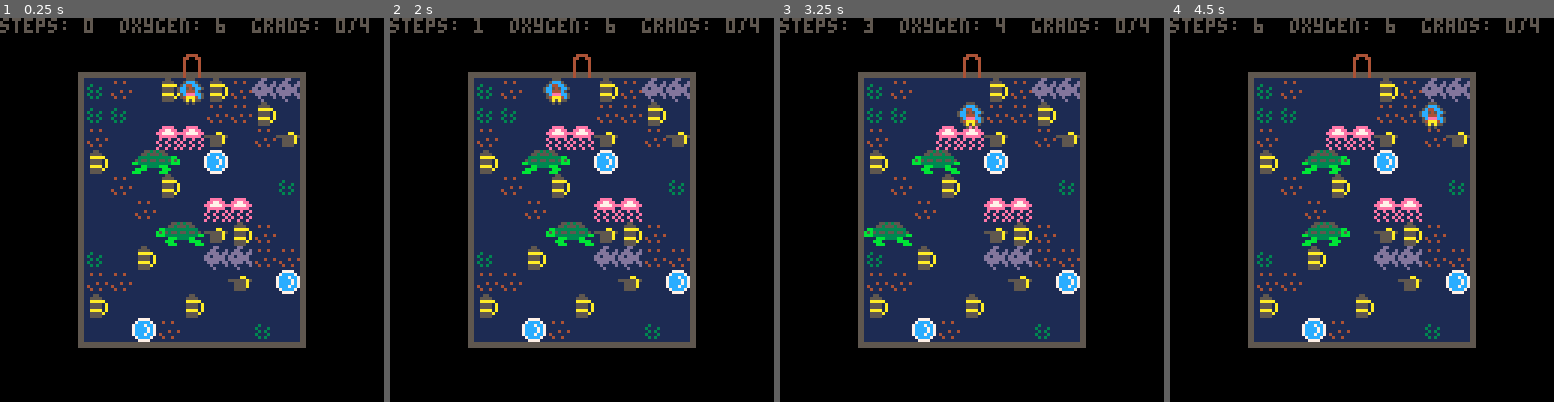
Above: before the commit, frames 1-4 (left to right).
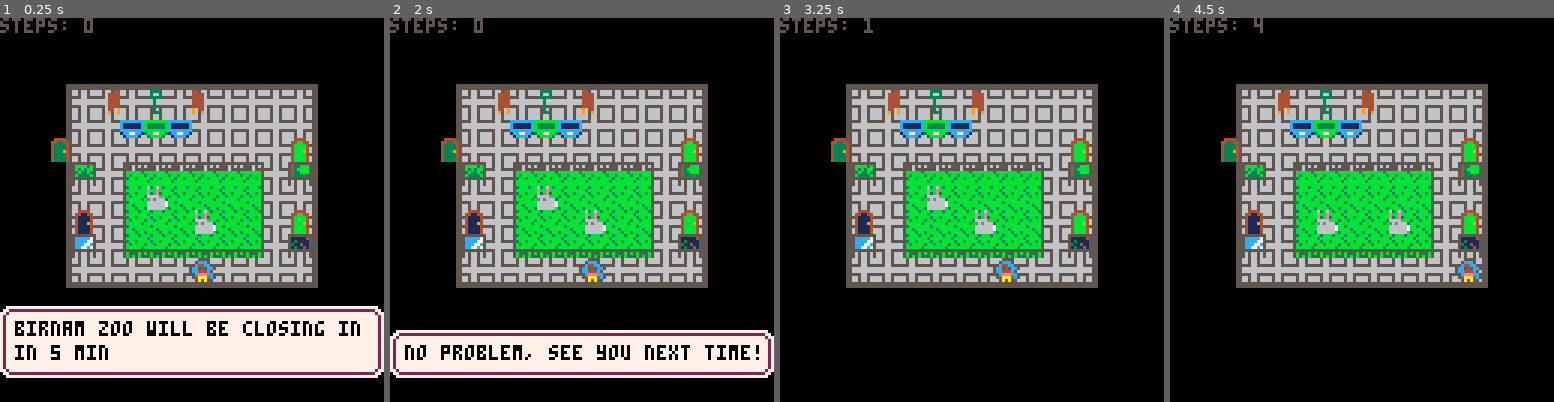
Above: after the commit, the same moments.

Repository: avalkyrie/zoo-game
Game: PICO-8 cartridge zoo.p8
Same seed, same stepped clock (60 frames per second), same inputs: the game is played once before the commit and once after it.
Inputs:
- Up to frame 1 (0.25 s): no input
- Up to frame 2 (2 s): tap O (Z key) at 0.33, 0.7, 1.43 s; tap X (X key) at 1.07 s; hold Left from 1.97 s (still down)
- Up to frame 3 (3.25 s): tap X (X key) every 0.33 s from 2.07 to 3.07 s; tap O (Z key) at 2.22, 3.1 s; release Left at 2.37 s; hold Down 2.42-2.82 s; hold Right from 2.87 s (still down)
- Up to frame 4 (4.5 s): tap X (X key) every 0.33 s from 3.4 to 4.4 s; release Right at 3.53 s; hold Up 3.58-4.08 s; tap O (Z key) at 3.98 s; hold Right from 4.13 s (still down)

The runs differ from the first frame. In frame 1, 57% of the frame differs, in the area x 0-100%, y 0-94%; in frame 2, 54%; in frame 3, 46%; in frame 4, 46%.

Commit message:
Add intro dialog boxes to the start of the game.

Diff:
--- a/zoo.p8
+++ b/zoo.p8
@@ -3,12 +3,18 @@
 __lua__
 
 -- game state
-state={menu=4,lvl=5}
-
 startmenu = 1
 endmenu = 3
 game = 4
 
+introphase = "intro"
+outrophase = "outro"
+keyitemphase = "keyitem"
+gamephase = "game"
+
+state={menu=game,lvl=1,phase=introphase}
+
+text = {}
 maprect = {} -- x, y, width, height, xdrawoffset, ydrawoffset
 
 -- player
@@ -91,8 +97,11 @@
 	ice = 32,
 }
 
--- dialog boxes
-dialog = {
+-- text boxes
+dialog = {}
+dialogindex = 1
+
+dialogbox = {
 	bcorner = 245,
 	bcornerarrow = 244,
 	bside = 246,
@@ -102,160 +111,6 @@
 	top = 250,
 }
 
--- this text is synced with a script to a google doc
-text = {
-"birnam zoo will be closing in\n",
-"in 5 min",
-"finally",
-"closing time. i hope you had a\n",
-"great time at the zoo!",
-"mom: now kids, what do you say\n",
-"to noah the zookeeper for\n",
-"showing us around today?",
-"kids: thank you noah!",
-"no problem, see you next time!",
-"----------------",
-"i thought this day would never\n",
-"end! i can finally go home.",
-"----------------",
-"note on door: noah, can you\n",
-"please lock the office when\n",
-"you're done? had to leave early.\n",
-"sorry! exhibits should be locked\n",
-"already! ~karen",
-"of course. perfect.\n",
-"wait, where are my keys? they\n",
-"were on my belt a second ago...",
-"----------------",
-"mackers has them! you stupid\n",
-"monkey, come back here!",
-"----------------",
-"----------------",
-"the key to the west garden! now\n",
-"if i can find mackers...",
-"----------------",
-"----------------",
-"wait! at least he dropped the\n",
-"rainforest key before he left.",
-"----------------",
-"----------------",
-"the key! guess i can go\n",
-"back or mess around here for\n",
-"a bit...",
-"----------------",
-"oh good! mackers come here!",
-"----------------",
-"oh you little *&%$#!",
-"----------------",
-"----------------",
-"----------------",
-"mackers! not the aquarium!\n",
-"can you even swim?",
-"----------------",
-"mackers, when did you learn to\n",
-"scuba dive?",
-"----------------",
-"noah? do you copy? noah?",
-"karen? i'm a bit underwater\n ",
-"at the moment...",
-"you in the aquarium? perfect!\n",
-"the schools of fish passed all",
-"their tests today!",
-"can you make sure they graduate\n",
-"before you leave? thx!",
-"can't it wait till tmrw? karen?",
-"karen?",
-"oh, well, i'm here anyway...",
-"----------------",
-"fish, congratulations on your\n",
-"graduation! i am truly proud...\n",
-"that i get to go home now.",
-"----------------",
-"mackers,there you are!\n",
-"no - don't go into the tundra!\n",
-"you'll freeze...with my keys!",
-"----------------",
-"----------------",
-"stop monkeying around,\n",
-"the ice is slippery!",
-"----------------",
-"i need this day to be over.",
-"where is that %&$# monkey?",
-"noah? are you still at the zoo?",
-"yes, karen. i haven't left yet.\n",
-"i'm just about to leave now-",
-"oh, not yet! please make sure\n",
-"the penguins are ready for the\n",
-"evening before you go. they are\n",
-"in the tundra.",
-"i know where the penguins are,\n",
-"karen. i work here.",
-"great! their bowties are in the\n",
-"tundra too!",
-"bowties? where are these\n",
-"penguins going, the opera?\n",
-"karen?",
-"----------------",
-"penguins looking dapper, great.\n",
-"time to get out of here...wait,\n",
-"where is the door back?",
-"----------------",
-"oh no! how did the fire kitsune\n",
-"get out of the mythical creature\n",
-"enclosure! how am i supposed to\n",
-"reach the door?",
-"karen? karen! are you there?",
-"i'm here! you almost done with\n",
-"those penguins?",
-"i don't have time for this, the\n",
-"fire kitsune is in the tundra\n",
-"and i can't get to the door!",
-"that's all? well, you just need\n",
-"the pearl, the soul of the\n",
-"kitsune, and to find a way to\n",
-"freeze it in order to-",
-"oh, that's it? find the soul of",
-"a kitsune and freeze it?",
-"thanks karen!",
-"----------------",
-"phew! someone else has got to\n",
-"thaw that thing out tomorrow.\n",
-"for now, i'm going home!\n",
-"----------------",
-"----------------",
-"oh now you're tired.\n",
-"are you coming or not mackers?",
-"----------------",
-"finally,home! i get to enjoy\n",
-"the rest of my birthday in\n",
-"peace and quiet!",
-"surprise!\n",
-"happy birthday!",
-"karen? what are you and all the\n",
-"other zookeepers doing here?\n",
-"i thought you left early-",
-"we were getting ready for your\n",
-"party silly. we had to stall!",
-"mackers stealing my keys?",
-"that was us.",
-"the fish and the penguins?",
-"yup. us too!",
-"the fire kitsune?",
-"you sound mad...",
-"get out.",
-"the end",
-"",
-"",
-"",
-"",
-"",
-"",
-"",
-"",
-}
-
-
-
 -- animations: todo: key is 1st sprite, value is max sprite #
 anim = {
 	water1 = 1,
@@ -292,6 +147,8 @@
 function _init()
 
 	reload(0x2000, 0x2000, 0x1000) -- reload map tiles
+
+	state.phase = introphase
 
 	-- setup menu items
 	if (state.menu == game) then
@@ -324,6 +181,9 @@
 
 	steps=0
 	asteps=0
+
+	dialog = {}
+	dialogindex = 1
 
 	-- clear sprites between levels
 	for i = 1, dimensions do
@@ -359,6 +219,55 @@
 		aas(sprites, {201,2,1,202,6,1})
 		sprites[4][1] = index.key
 		aa(animals, index.rabbit, {4,5,6,6})
+
+		dialog[introphase] = {
+{"birnam zoo will be closing in\n",
+"in 5 min"},
+
+{"finally"},
+
+{"closing time. i hope you had a\n",
+"great time at the zoo!"},
+
+{"mom: now kids, what do you say\n",
+"to noah the zookeeper for\n",
+"showing us around today?"},
+
+{"kids: thank you noah!"},
+
+{"no problem, see you next time!"},
+
+--"----------------",
+
+{"i thought this day would never\n",
+"end! i can finally go home."},
+
+--"----------------",
+
+{"note on door: noah, can you\n",
+"please lock the office when\n",
+"you're done? had to leave early.\n",
+"sorry! exhibits should be locked\n",
+"already! ~karen"},
+
+{"of course. perfect.\n",
+"wait, where are my keys? they\n",
+"were on my belt a second ago..."},
+
+--"----------------",
+
+{"mackers has them! you stupid\n",
+"monkey, come back here!"},
+
+--"----------------",
+--"----------------",
+
+}
+		dialog[keyitemphase] = {
+"the key to the west garden! now\nif i can find mackers...",
+}
+		--dialog[outrophase] = {}
+
 	elseif (state.lvl == 2) then
 		-- w. garden 1
 		maprect = {14, 24, 10, 8, 3, 3}
@@ -523,6 +433,20 @@
 	end
 
 	if (state.menu != game) return
+
+	if (state.phase == introphase) then
+		if (dialog[introphase] == nil) then
+			state.phase = gamephase
+		elseif (btnp() > 0) then
+			dialogindex += 1
+
+			if (dialogindex > #dialog[introphase]) then
+				state.phase = gamephase
+			end
+		end
+	end
+
+	if (state.phase != gamephase) return
 
 	-- delay slightly after player death
 	if (player.delay > 0) then
@@ -765,9 +689,9 @@
 		if (player.goalneededcount > 0) s = s .. "  " .. player.goaltext .. ": " .. player.goalcount .. "/" .. player.goalneededcount
 		print(s)
 
-	-- dialog box
-	--drawbox({text[4], text[5]})
-	--drawbox({text[6], text[7], text[8]})
+	if (state.phase == introphase and dialog[introphase]) then
+		drawbox(dialog[introphase][dialogindex])
+	end
 end
 
 function nextlevel()
@@ -777,11 +701,11 @@
 end
 
 function drawbossbox(sa)
-	drawdialogbox(sa, dialog.bcornerarrow, dialog.bcorner, dialog.bside, dialog.btop)
+	drawdialogbox(sa, dialogbox.bcornerarrow, dialogbox.bcorner, dialogbox.bside, dialogbox.btop)
 end
 
 function drawbox(sa)
-	drawdialogbox(sa, dialog.corner, dialog.corner, dialog.side, dialog.top)
+	drawdialogbox(sa, dialogbox.corner, dialogbox.corner, dialogbox.side, dialogbox.top)
 end
 
 -- sound turned off until someone who actually knows sounds can redo them
@@ -791,6 +715,7 @@
 
 -- number of lines to fit, special top left corner, regular corner, side, top
 function drawdialogbox(sa, sc, c, s, t)
+	if (sa == nil) return
 	local xmin = 0
 	local xmax = 15
 	local ymax = 14
